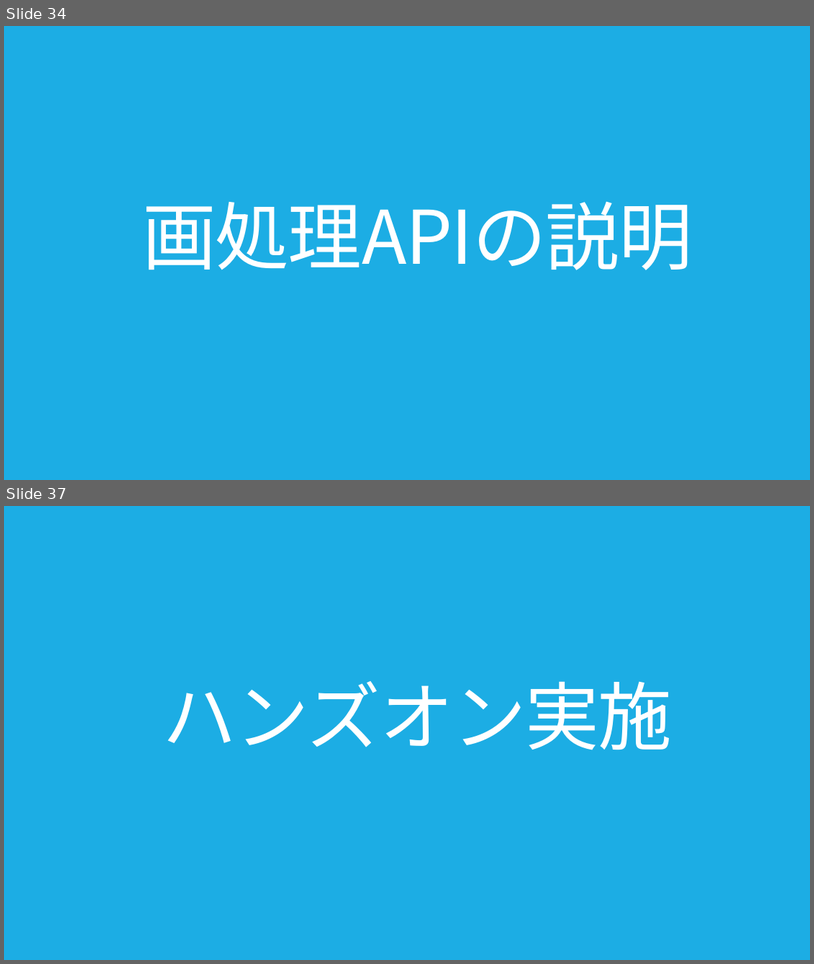
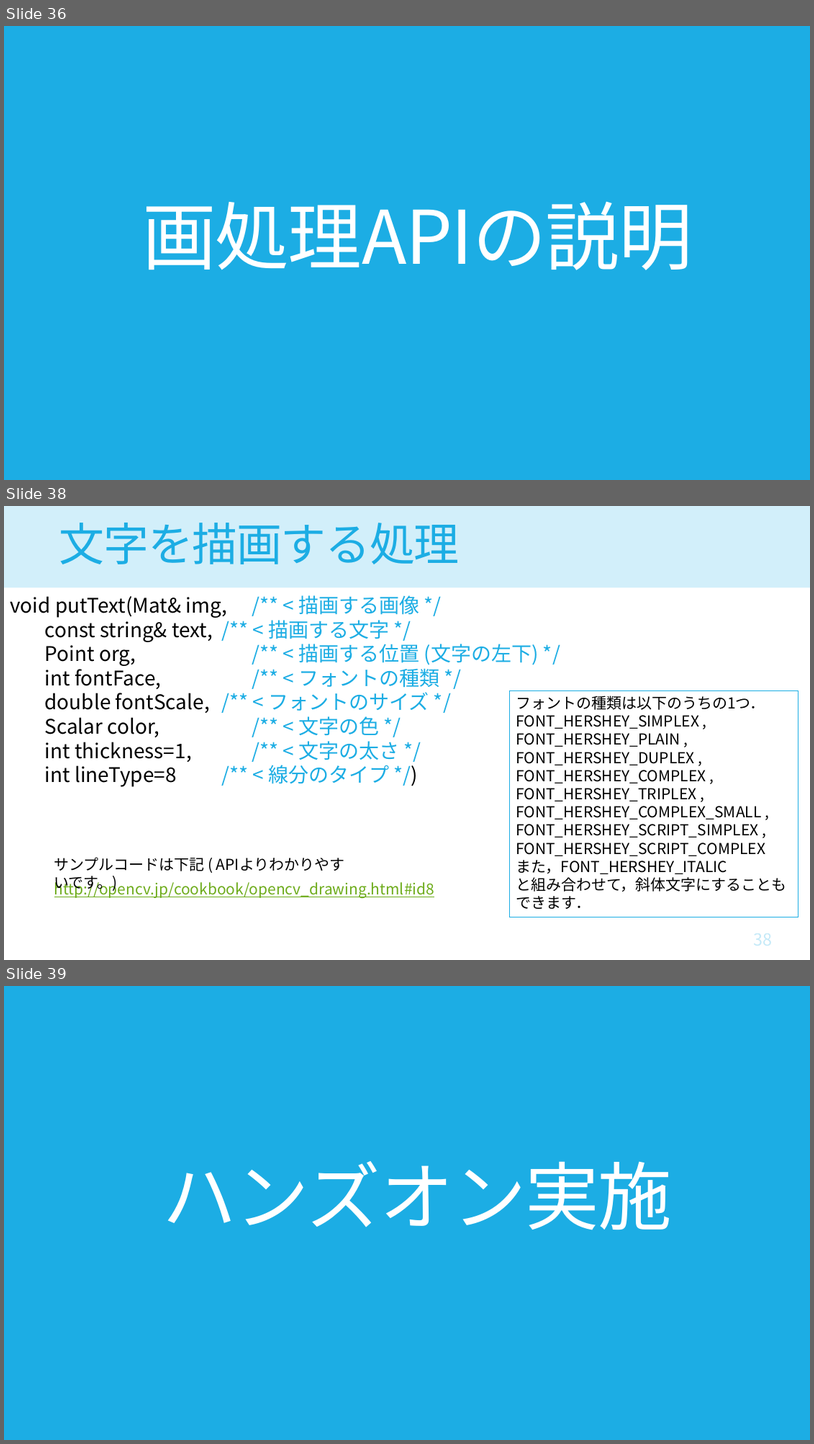
Before and after one commit to houkiboshiComet/Object-Detector-Hands-On, a slide deck: doc/CV_DNN_Hands-On2.pptx. Shown one above the other, each under a label of ours: slides 34 and 37 before the commit, slides 36, 38 and 39 after it; the slides between them are not shown. The pictures are 814x964 and 814x1444 pixels, drawn with LibreOffice and Linux fonts; fonts in the diff are those of the drawing. Boxes give left, top, right and bottom in pixels: in the first picture for what was removed or moved away, otherwise in the second. Text is boxed around its words. In the diff, an @@ line names an element or a change of style, - is before the commit and + after.

```diff
--- a/doc/CV_DNN_Hands-On2.pptx
+++ b/doc/CV_DNN_Hands-On2.pptx
@@ slide 38 added at (x1=4, y1=506, x2=810, y2=960), background #FFFFFF @@
@@ rectangle added at (x1=4, y1=506, x2=810, y2=587), fill #D2EFFA @@
@@ title added at (x1=59, y1=523, x2=460, y2=564), 54 pt, text #1CADE4 @@
+文字を描画する処理
@@ text added at (x1=10, y1=595, x2=539, y2=787), 24 pt, text #000000 @@
+void putText(Mat& img, /** < 描画する画像 */
+const string& text, /** < 描画する文字 */
+Point org, /** < 描画する位置 (文字の左下) */
+int fontFace, /** < フォントの種類 */
+double fontScale, /** < フォントのサイズ */
+Scalar color, /** < 文字の色 */
+int thickness=1, /** < 文字の太さ */
+int lineType=8 /** < 線分のタイプ */)
@@ rectangle added at (x1=510, y1=690, x2=799, y2=917), outline #1CADE4 0.75 pt, 18 pt, text #000000 @@
+フォントの種類は以下のうちの1つ． FONT_HERSHEY_SIMPLEX , FONT_HERSHEY_PLAIN ,
+FONT_HERSHEY_DUPLEX , FONT_HERSHEY_COMPLEX , FONT_HERSHEY_TRIPLEX , FONT_HERSHEY_COMPLEX_SMALL ,
+FONT_HERSHEY_SCRIPT_SIMPLEX ,
+FONT_HERSHEY_SCRIPT_COMPLEX
+また，FONT_HERSHEY_ITALIC
+と組み合わせて，斜体文字にすることもできます．
@@ text added at (x1=54, y1=857, x2=205, y2=891), 18 pt, text #000000 @@
+サンプルコードは下記 ( APIよりわかりやすいです。)
@@ text added at (x1=54, y1=879, x2=435, y2=898), 18 pt, text #6EAC1C, underline @@
+http://opencv.jp/cookbook/opencv_drawing.html#id8
@@ what was slide 34 is now slide 36 @@
@@ what was slide 37 is now slide 39 @@
```
Also in this commit, not shown: 7 slides changed, 9 other slides added, 30 slides removed, 2 other files.
